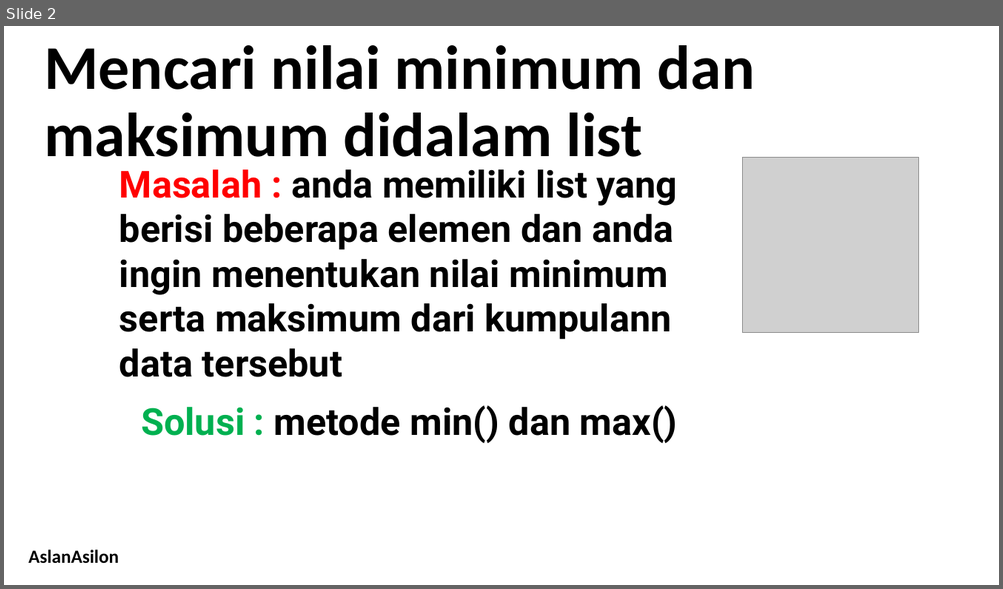
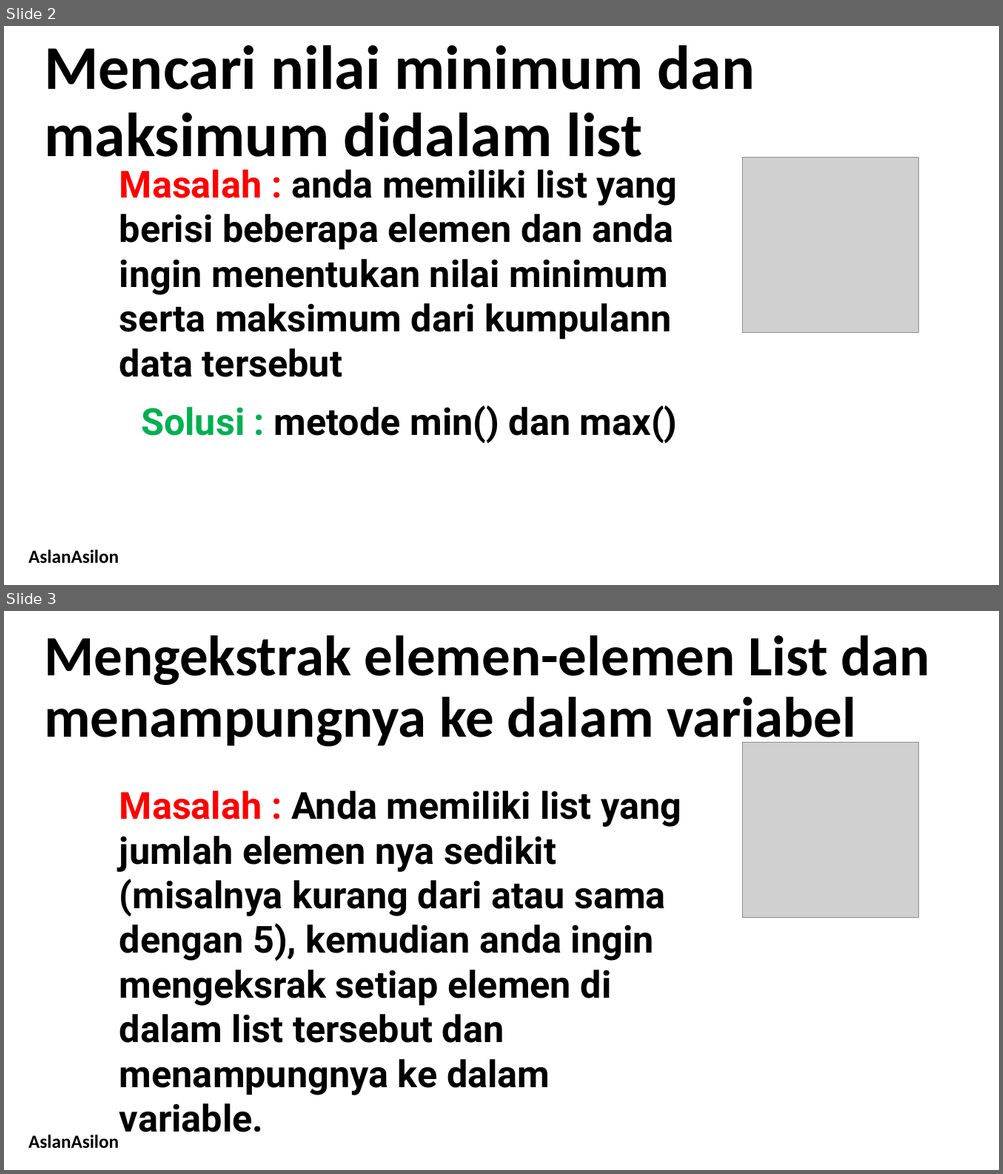
Before and after one commit to aslan-asilon3/PYTHON-DASAR, a slide deck: list/List python.pptx. Shown one above the other, each under a label of ours: slide 2 before the commit, slides 2 and 3 after it. The pictures are 1003x589 and 1003x1174 pixels, drawn with LibreOffice and Linux fonts; fonts in the diff are those of the drawing; grey boxes stand for pictures. Boxes give left, top, right and bottom in pixels: in the first picture for what was removed or moved away, otherwise in the second. Text is boxed around its words. In the diff, an @@ line names an element or a change of style, - is before the commit and + after.

Commit message:
add mengekstrak elemen-elemen list dan menampungnya ke dalam variabel

```diff
--- a/list/List python.pptx
+++ b/list/List python.pptx
@@ slide 3 added at (4, 611, 999, 1170), background #FFFFFF @@
@@ title added at (44, 635, 930, 750), 55 pt, text #000000, bold @@
+Mengekstrak elemen-elemen List dan menampungnya ke dalam variabel
@@ picture added at (742, 742, 918, 918) @@
@@ text added at (119, 791, 681, 1096), 36 pt, text #000000, bold @@
+Masalah : Anda memiliki list yang jumlah elemen nya sedikit (misalnya kurang dari atau sama dengan 5), kemudian anda ingin mengeksrak setiap elemen di dalam list tersebut dan menampungnya ke dalam variable.
@@ text added at (28, 1135, 119, 1149), 18 pt, text #000000, bold @@
+AslanAsilon
```
Also in this commit, not shown: 1 other file.
